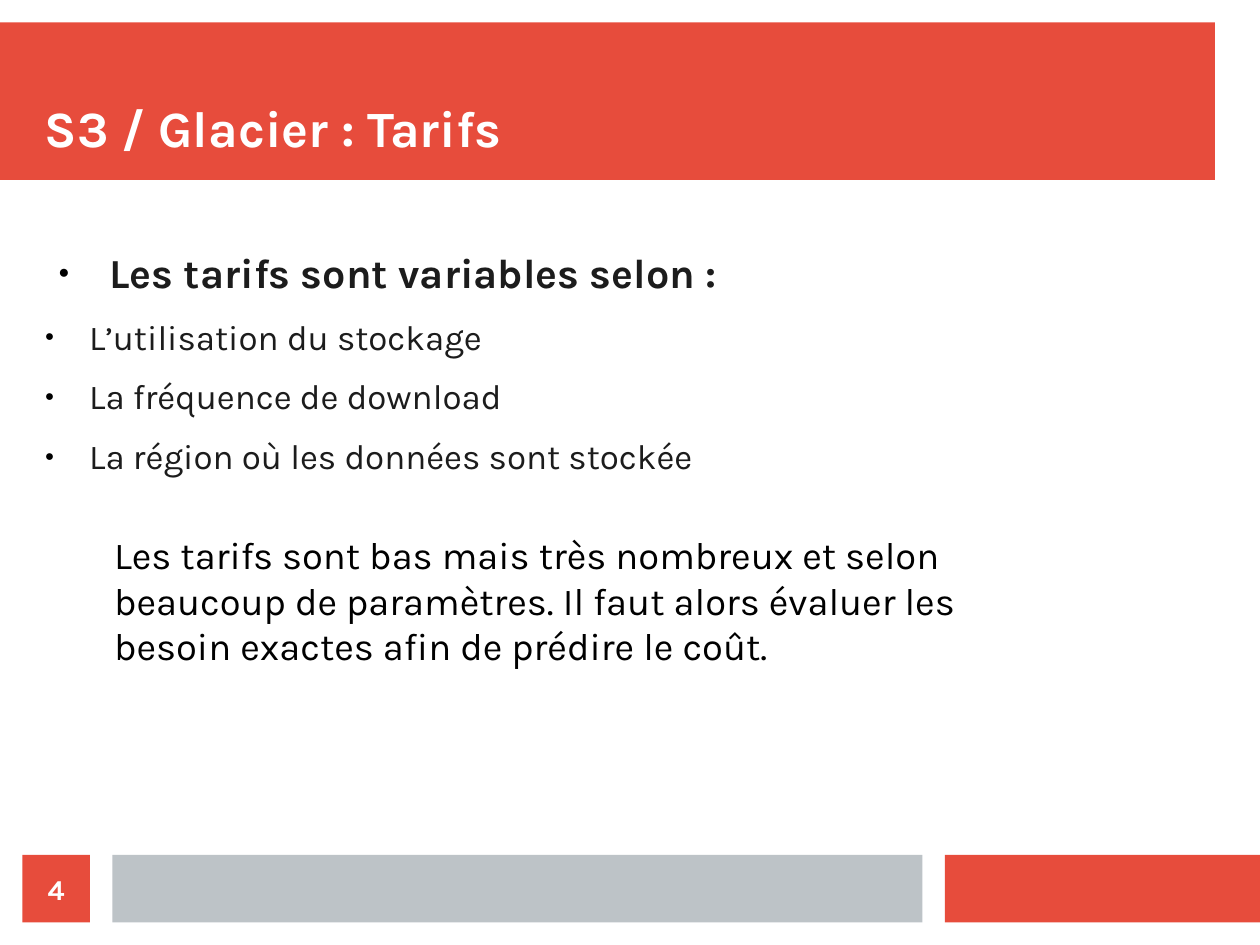
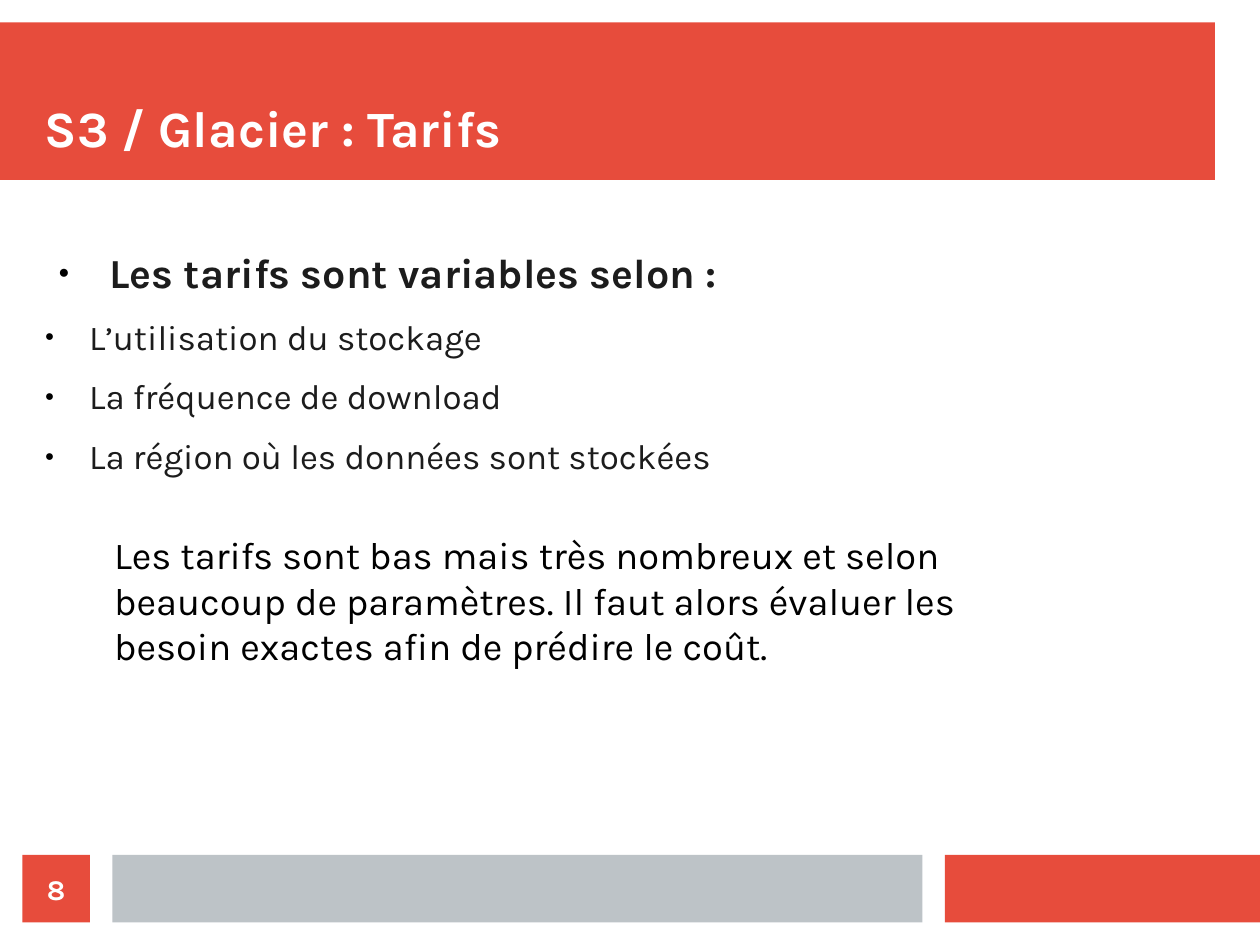
Before and after one commit to Nyahon/AIT, a slide deck: slide 8 of AIT_Amazon_Presentation.odp (slide 4 before the commit). Drawn at 1260x945 pixels with LibreOffice and Linux fonts; fonts in the diff are those of the drawing. Boxes give left, top, right and bottom in pixels: in the first picture for what was removed or moved away, otherwise in the second. Text is boxed around its words. In the diff, an @@ line names an element or a change of style, - is before the commit and + after.

Commit message:
some more 9037

```diff
--- a/AIT_Amazon_Presentation.odp
+++ b/AIT_Amazon_Presentation.odp
@@ text at [89,442,710,478]: text changed @@
-  ● La région où les données sont stockée
+  ● La région où les données sont stockées
@@ page number at [47,881,65,901]: text changed @@
-4
+8
```
Also in this commit, not shown: 3 slides added.
